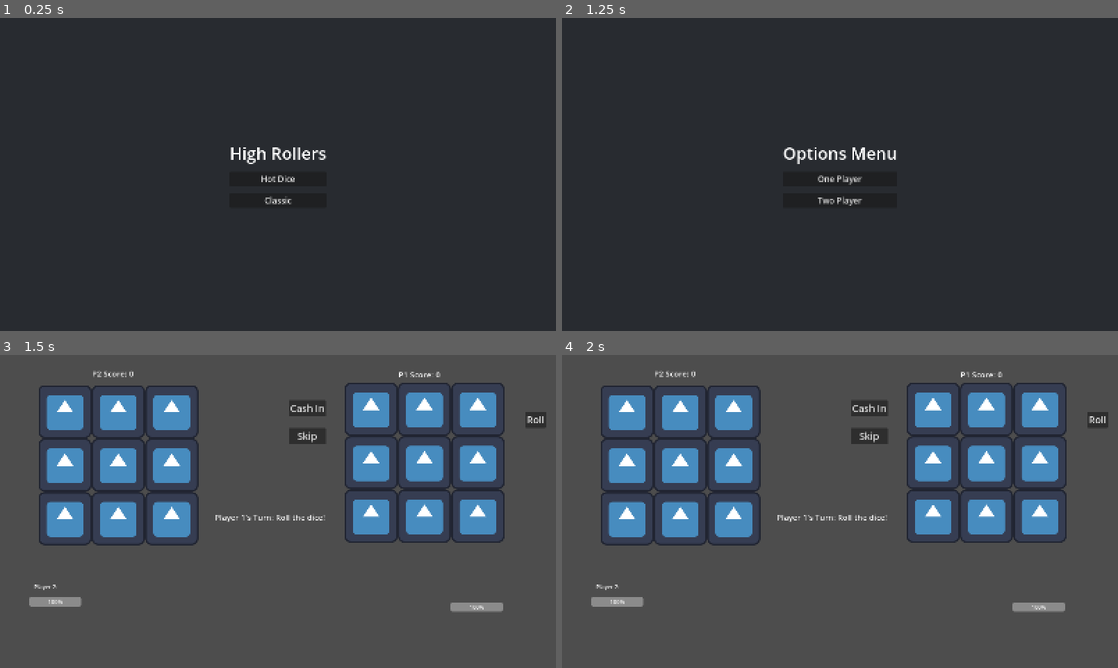
Above: before the commit, frames 1-4 (two rows, left to right).
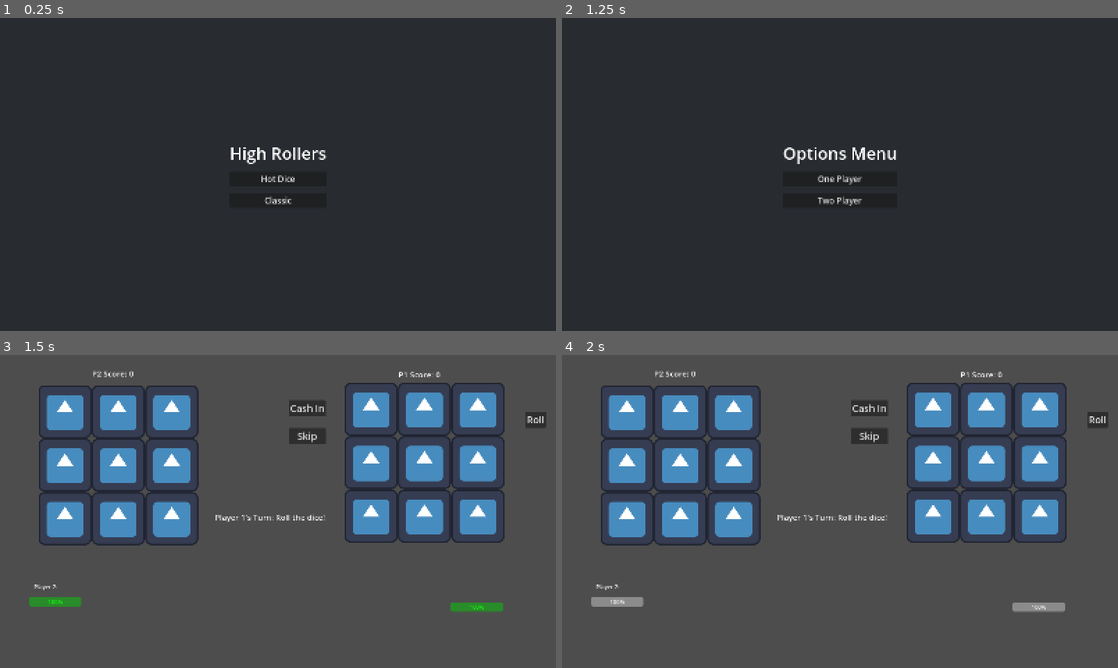
Above: after the commit, the same moments.

Repository: ggary104/High-Rollers
Game: Godot game, scene res://scenes/main_menu.tscn
Same seed, same stepped clock (60 frames per second), same inputs: the game is played once before the commit and once after it. The engine's default icon, where the game draws it, is replaced by a stand-in: a white triangle on a blue panel in a dark square.
Inputs:
- Up to frame 1 (0.25 s): no input
- Up to frame 2 (1.25 s): click "Hot Dice" at 0.5 s
- Up to frame 3 (1.5 s): click "Two Player" at 1.25 s
- Up to frame 4 (2 s): no input

Frames 1-2 are identical in both runs. In frame 3, 0.6% of the frame differs, in the area x 5-91%, y 77-83%; in frame 4, nothing differs.

Commit message:
Player health bars automatically update, fixed a bug where skipping a 1 dice heals the player

Diff:
--- a/game/scenes/game.gd
+++ b/game/scenes/game.gd
@@ -11,8 +11,23 @@
 var current_dice: Dice = null
 
 const MAX_HEALTH: int = 100
-var player1_health: int = MAX_HEALTH
-var player2_health: int = MAX_HEALTH
+var player1_health: int = MAX_HEALTH:
+	set(value):
+		player1_healthbar.value = value
+		health_change_animation(value, player1_health, 1)
+		check_game_over(value)
+		print(player1_health)
+		print(value)
+		print("ow")
+		player1_health = value
+var player2_health: int = MAX_HEALTH:
+	set(value):
+		player2_healthbar.value = value
+		health_change_animation(value, player2_health, 2)
+		check_game_over(value)
+		print(value)
+		print("oof")
+		player2_health = value
 
 # Variables used in labels to display the scores and Which Players Turn Is It
 # On ready -> They need to load when the labels are loaded
@@ -46,6 +61,9 @@
 	player1_skip_button.visible = false
 	player2_skip_button.visible = false
 
+	player1_health = MAX_HEALTH
+	player2_health = MAX_HEALTH
+
 	if GameManager.playerNumber == 1:
 		is_player2_human = false
 	else:
@@ -55,7 +73,7 @@
 		player1_turn()
 	else:
 		player2_turn()
-	update_health_bars()
+
 
 
 func player1_turn() -> void:
@@ -135,7 +153,7 @@
 	var tile_position: Vector2 = tile.global_position
 	current_dice.position = tile_position
 
-	print_player_grids()
+	#print_player_grids()
 
 	if current_dice.score_value == 4:
 		remove_opponent_dice(tile.index)
@@ -181,6 +199,7 @@
 
 	update_ui()
 
+
 func computer_skip_turn():
 	turn_indicator_label.text = "Computer Skipped!"
 	await get_tree().create_timer(1.2).timeout
@@ -202,7 +221,7 @@
 
 	if is_instance_valid(tile_dice):
 		tile_dice.destroy()
-		tile.dice = null
+		#tile.dice = null
 		# TODO: Make dice send a signal to tile that sets the tile's dice property to null
 		update_ui()
 
@@ -219,7 +238,6 @@
 
 
 func switch_turn() -> void:
-	check_game_over()
 	if player_turn == 1:
 		player_turn = 2
 		player2_turn()
@@ -228,14 +246,10 @@
 		player1_turn()
 
 
-func check_game_over() -> void:
-	if player1_health <= 0:
+func check_game_over(new_health: int) -> void:
+	if new_health <= 0:
 		game_over = true
 		GameManager.winner_text = "Player 2 Wins!"
-		SceneManager.change_scene("res://scenes/game_over.tscn")
-	elif player2_health <= 0:
-		game_over = true
-		GameManager.winner_text = "Player 1 Wins!"
 		SceneManager.change_scene("res://scenes/game_over.tscn")
 
 
@@ -314,9 +328,6 @@
 
 
 #Health bar system code:
-func update_health_bars() -> void:
-	player1_healthbar.value = player1_health
-	player2_healthbar.value = player2_health
 
 
 func perform_cash_in() -> void:
@@ -337,17 +348,15 @@
 	else:
 		return
 
-	player1_health = max(0,player1_health)
-	player2_health = max(0,player2_health)
-	health_damage_animation()
-	update_health_bars();
+	#player1_health = max(0,player1_health)
+	#player2_health = max(0,player2_health)
+	#health_damage_animation()
+
 
 	var current_grid: DiceGrid = player1_dice_grid if player_turn == 1 else player2_dice_grid
 	current_grid.clear()
-	check_game_over()
-
-	if !game_over:
-		switch_turn()
+
+	switch_turn()
 
 	update_ui()
 
@@ -362,19 +371,31 @@
 		perform_cash_in()
 
 
-func health_damage_animation():
-	var health_bar: ProgressBar = player1_healthbar if player_turn == 2 else player2_healthbar
-
-	var tween := create_tween();
-	tween.tween_property(health_bar,"self_modulate",Color.RED, 0.2)
-	tween.tween_property(health_bar,"self_modulate",Color.WHITE, 0.2)
-
-
-func health_heal_animation():
-	var health_bar: ProgressBar = player1_healthbar if player_turn == 1 else player2_healthbar
-
-	var tween := create_tween();
-	tween.tween_property(health_bar,"self_modulate",Color.GREEN, 0.2)
+#func health_damage_animation() -> void:
+	#var health_bar: ProgressBar = player1_healthbar if player_turn == 2 else player2_healthbar
+	#
+	#var tween := create_tween()
+	#tween.tween_property(health_bar,"self_modulate",Color.RED, 0.2)
+	#tween.tween_property(health_bar,"self_modulate",Color.WHITE, 0.2)
+
+
+#func health_heal_animation():
+	#var health_bar: ProgressBar = player1_healthbar if player_turn == 1 else player2_healthbar
+	#
+	#var tween: Tween = create_tween();
+	#tween.tween_property(health_bar,"self_modulate",Color.GREEN, 0.2)
+	#tween.tween_property(health_bar,"self_modulate",Color.WHITE, 0.2)
+
+
+func health_change_animation(new_health: int, old_health: int, player_number: int) -> void:
+	var health_bar: ProgressBar = player1_healthbar if player_number == 1 else player2_healthbar
+	var tween: Tween = create_tween()
+
+	if new_health < old_health:
+		tween.tween_property(health_bar,"self_modulate",Color.RED, 0.2)
+	else:
+		tween.tween_property(health_bar,"self_modulate",Color.GREEN, 0.2)
+
 	tween.tween_property(health_bar,"self_modulate",Color.WHITE, 0.2)
 
 
@@ -389,8 +410,8 @@
 	else:
 		player2_health += 1
 
-	health_heal_animation()
-	update_health_bars()
+	#health_heal_animation()
+
 
 # Debug Functions
 
--- a/game/scripts/dice.gd
+++ b/game/scripts/dice.gd
@@ -3,6 +3,7 @@
 
 
 signal on_dice_1_destroyed
+signal on_dice_destroyed
 
 @onready var sprite = $AnimatedSprite2D as AnimatedSprite2D
 
@@ -10,6 +11,8 @@
 var score_value: int = 0:
 	set = set_score_value,
 	get = get_score_value
+
+var is_placed: bool = false
 
 
 func set_score_value(new_score_value: int) -> void:
@@ -28,5 +31,10 @@
 
 
 func destroyed_effect() -> void:
-	if score_value == 1:
+	if score_value == 1 and is_placed:
 		on_dice_1_destroyed.emit()
+
+	if is_placed:
+		is_placed = false
+
+	on_dice_destroyed.emit()
--- a/game/scripts/dice_grid.gd
+++ b/game/scripts/dice_grid.gd
@@ -99,7 +99,6 @@
 
 	var dice_in_row: Array = []
 	while row < row_size:
-		print(Vector2(row, column))
 
 		if is_instance_valid(dice_grid[row][column]):
 			dice = dice_grid[row][column]
@@ -150,7 +149,6 @@
 			grid_dice.append([])
 
 		var dice: Dice = tile.dice
-		print(dice)
 
 		grid_dice[row].append(dice)
 
--- a/game/scripts/dice_tile.gd
+++ b/game/scripts/dice_tile.gd
@@ -6,7 +6,13 @@
 var is_touching_mouse: bool = false
 var index := Vector2i.ZERO
 var enabled: bool = false
-var dice: Dice = null
+var dice: Dice = null:
+	set(value):
+		dice = value
+		if not is_instance_valid(dice):
+			return
+		dice.on_dice_destroyed.connect(remove_dice)
+		dice.is_placed = true
 
 @onready var Sprite = $Sprite2D as Sprite2D
 @onready var size: float = Sprite.get_rect().size.x * Sprite.scale.x
@@ -50,3 +56,7 @@
 		return dice.score_value
 	else:
 		return 0
+
+
+func remove_dice() -> void:
+	dice = null
